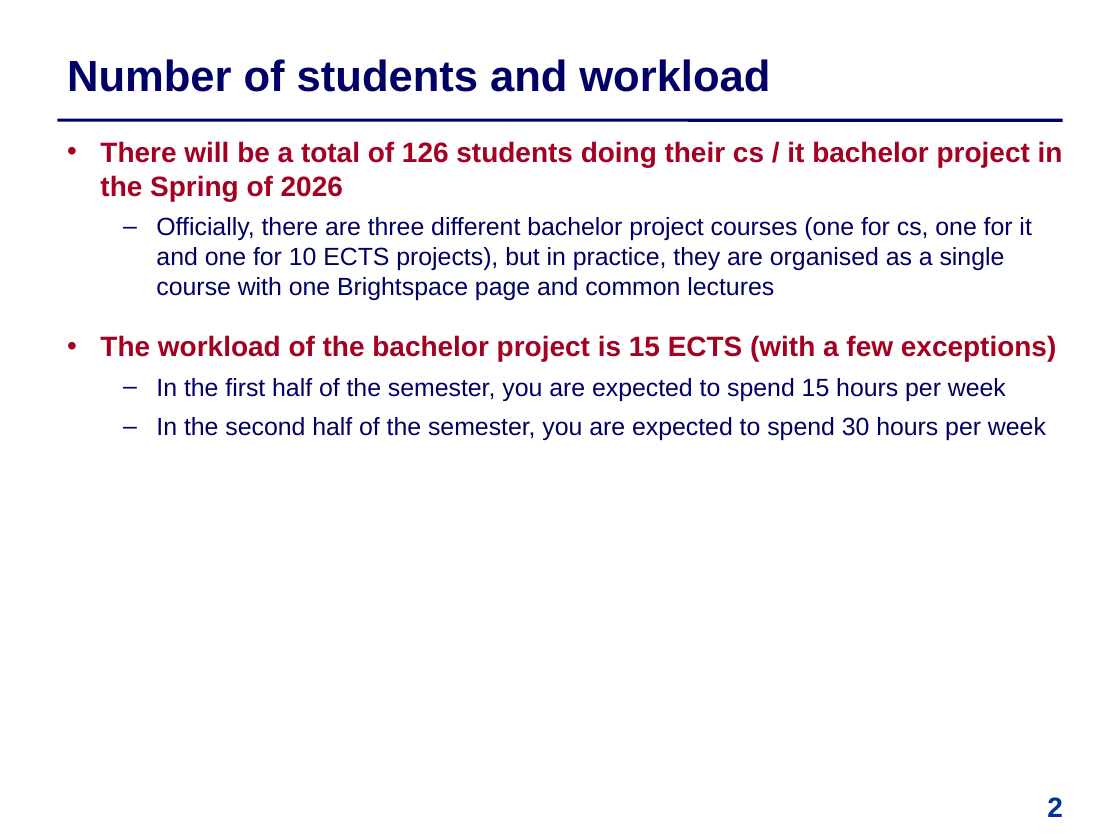
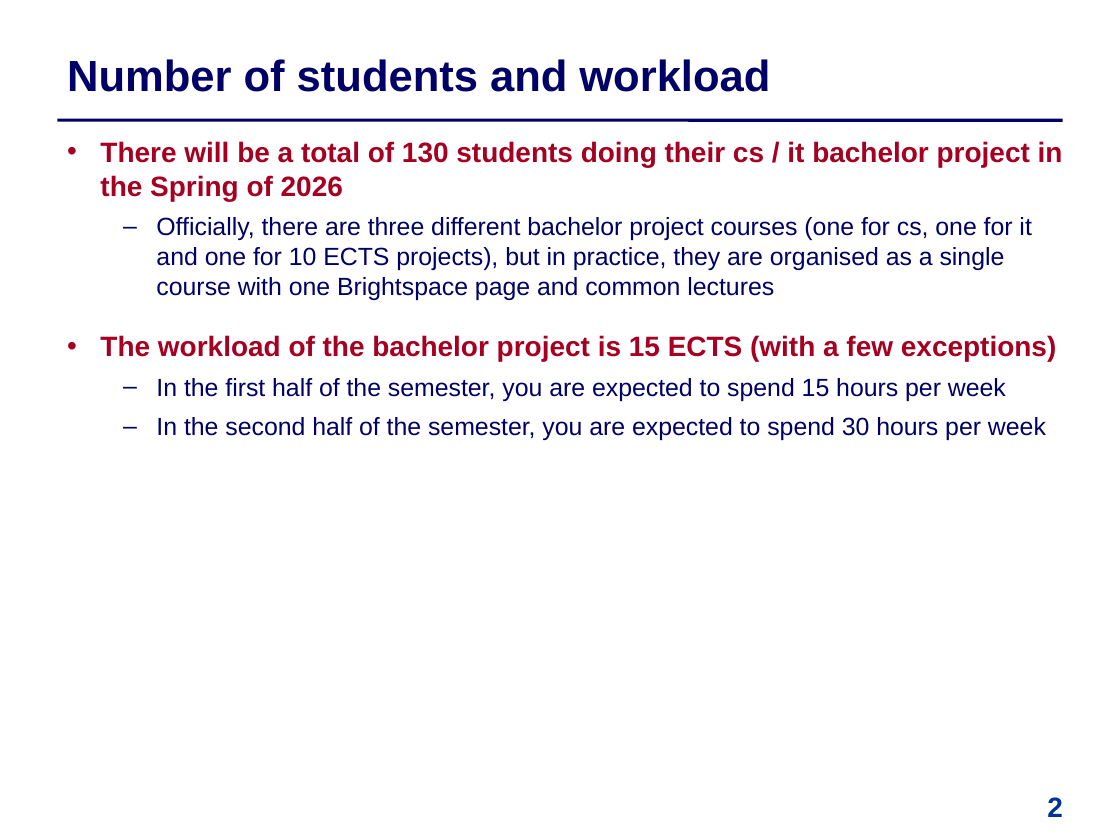
Before and after one commit to IntProgAU/Materiale, a slide deck: slide 2 of web/b26/0 Information Meeting.pptx. Drawn at 1120x840 pixels with LibreOffice and Linux fonts; fonts in the diff are those of the drawing. Boxes give left, top, right and bottom in pixels: in the first picture for what was removed or moved away, otherwise in the second. Text is boxed around its words. In the diff, an @@ line names an element or a change of style, - is before the commit and + after.

```diff
--- a/web/b26/0 Information Meeting.pptx
+++ b/web/b26/0 Information Meeting.pptx
@@ text at box(100, 141, 1063, 201): text changed @@
-  • There will be a total of 126 students doing their cs / it bachelor project in the Spring of 2026
+  • There will be a total of 130 students doing their cs / it bachelor project in the Spring of 2026
```
Also in this commit, not shown: 1 other slide changed.
